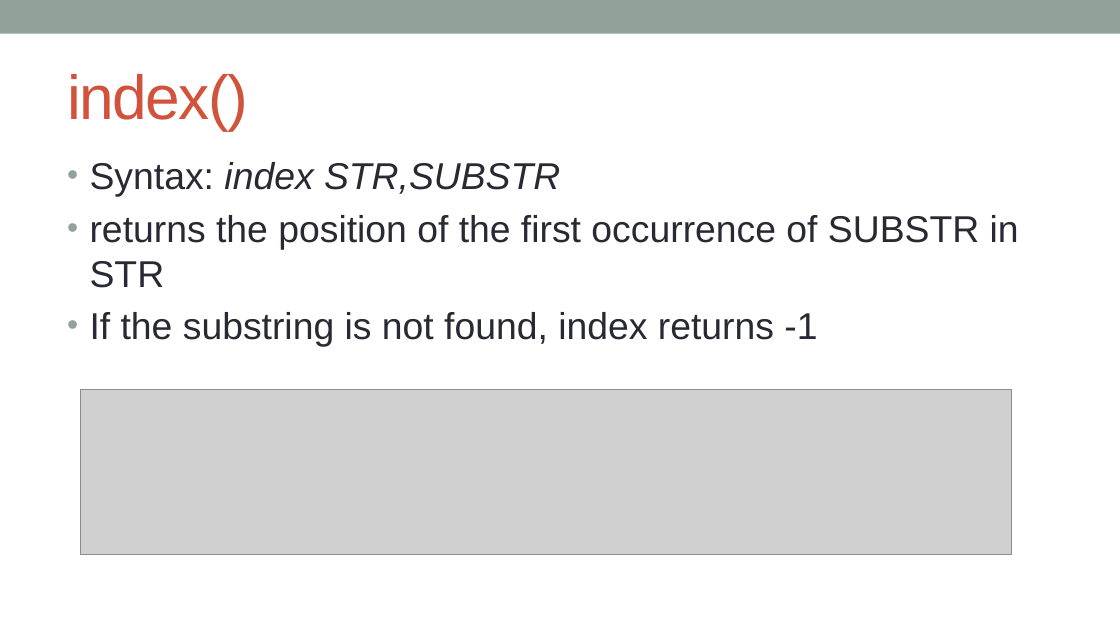
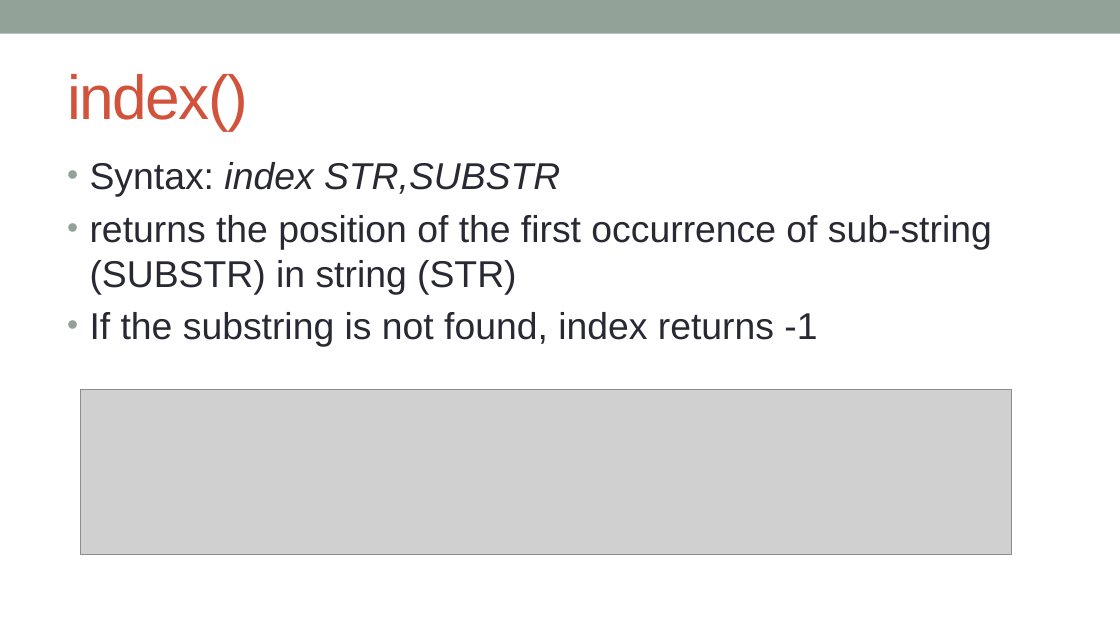
Before and after one commit to kanhu-pcr-code/bioinfo-PERL-course, a slide deck: slide 13 of PPTs/Operations_on_variables.pptx (slide 11 before the commit). Drawn at 1120x630 pixels with LibreOffice and Linux fonts; fonts in the diff are those of the drawing; grey boxes stand for pictures. Boxes give left, top, right and bottom in pixels: in the first picture for what was removed or moved away, otherwise in the second. Text is boxed around its words. In the diff, an @@ line names an element or a change of style, - is before the commit and + after.

```diff
--- a/PPTs/Operations_on_variables.pptx
+++ b/PPTs/Operations_on_variables.pptx
@@ text at (90,215,992,294): text changed @@
-• returns the position of the first occurrence of SUBSTR in STR
+• returns the position of the first occurrence of sub-string (SUBSTR) in string (STR)
```
Also in this commit, not shown: 6 other slides changed, 5 slides added, 22 other files.
